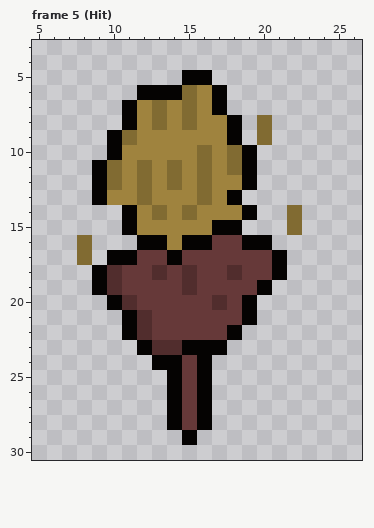
Pixel-art file -- code/Entities/Dummy/Dummy.aseprite. That is the earlier state.
32x32 pixels, 6 frames. Shown: frame 5 (Hit): x 5..26, y 3..30. The commit also changed other frames, which this record leaves out.
Now the later version:
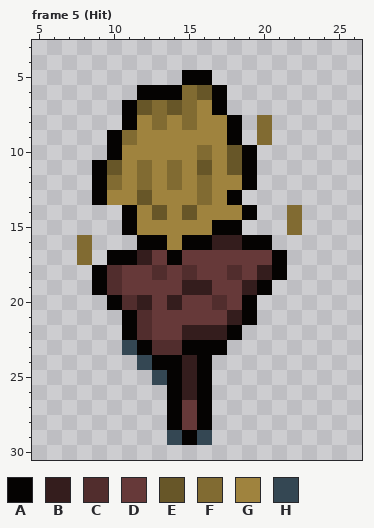
Palette (. is transparent): A #050302  B #341d1d  C #512d2d  D #663939  E #675628  F #816b32  G #9f833e  H #344753
Edits made:
--- frame 5 (Hit)
@@ x 8..22 @@
  5 .......AA......
- 6 ....AAAFGA.....
- 7 ...AGFGFGA.....
+ 6 ....AAAFEA.....
+ 7 ...AEFEFGA.....
  8 ...AGFGFGGA.F..
  9 ..AFGGGGGGA.F..
-10 ..AGGGGGFGFA...
-11 .AFGFGFGFGFA...
+10 ..AGGGGGFGEA...
+11 .AEGFGFGEGEA...
 12 .AFGFGFGFGGA...
-13 .AGGFGGGFGA....
-14 ...AGFGFGGGA..F
+13 .AGGEGGGFGA....
+14 ...AGEGEGGGA..F
 15 ...AGGGGGAA...F
-16 F...AAGAADDAA..
-17 F.AADDADDDDDDA.
-18 .ACDDCDCDDCDDA.
-19 .ACDDDDCDDDDA..
-20 ..ACDDDDDCDA...
-21 ...ACDDDDDDA...
-22 ...ACDDDDDA....
-23 ....ACCAAA.....
-24 .....AADA......
-25 ......ADA......
-26 ......ADA......
+16 F...AAGAABBAA..
+17 F.AABDADDDDDDA.
+18 .ACDDCDCDDCDBA.
+19 .ACDDDDBBDDBA..
+20 ..ACBDBDDCDA...
+21 ...ACDDDDDBA...
+22 ...ACDDBBBA....
+23 ...HACCAAA.....
+24 ....HAABA......
+25 .....HABA......
+26 ......ABA......
 27 ......ADA......
 28 ......ADA......
-29 .......A.......
+29 ......HAH......
 30 ...............
Pixel boxes of the changes (left, top, right, bottom) in both pictures:
changed: (107, 85, 272, 445)
